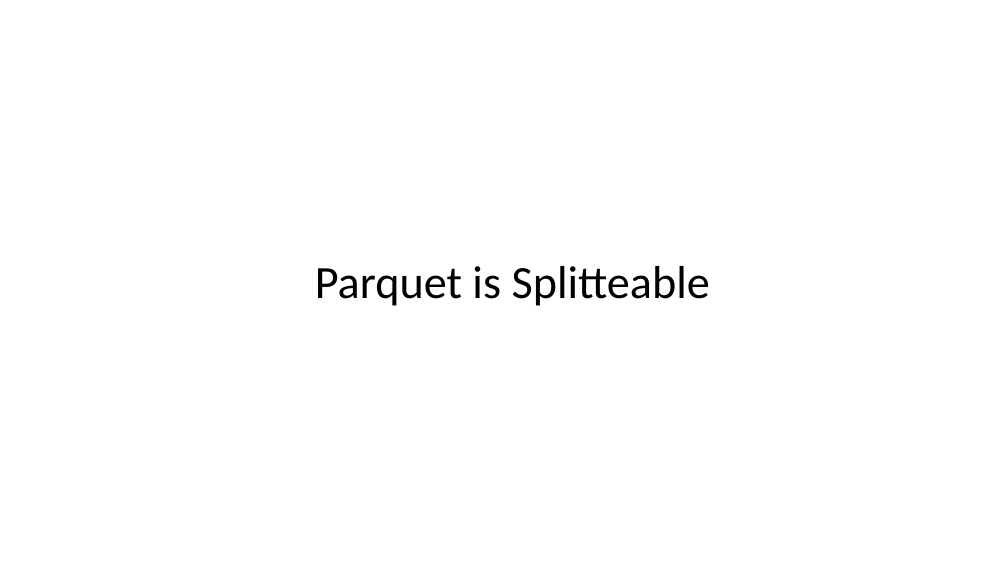
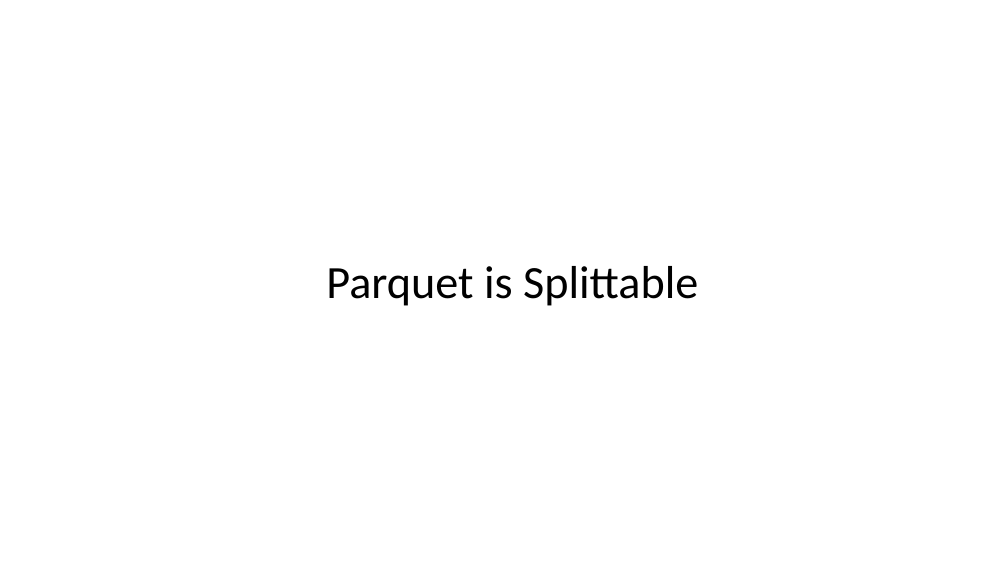
Before and after one commit to Arnaud-Nauwynck/presentations, a slide deck: slide 19 of pres-bigdata/8-Datalake-File-Format-Parquet.pptx. Drawn at 1008x567 pixels with LibreOffice and Linux fonts; fonts in the diff are those of the drawing. Boxes give left, top, right and bottom in pixels: in the first picture for what was removed or moved away, otherwise in the second. Text is boxed around its words. In the diff, an @@ line names an element or a change of style, - is before the commit and + after.

```diff
--- a/pres-bigdata/8-Datalake-File-Format-Parquet.pptx
+++ b/pres-bigdata/8-Datalake-File-Format-Parquet.pptx
@@ title at [326,266,698,306]: text changed @@
-Parquet is Splitteable
+Parquet is Splittable
```
Also in this commit, not shown: 8 other slides changed, 19 slides added, 26 other files.
